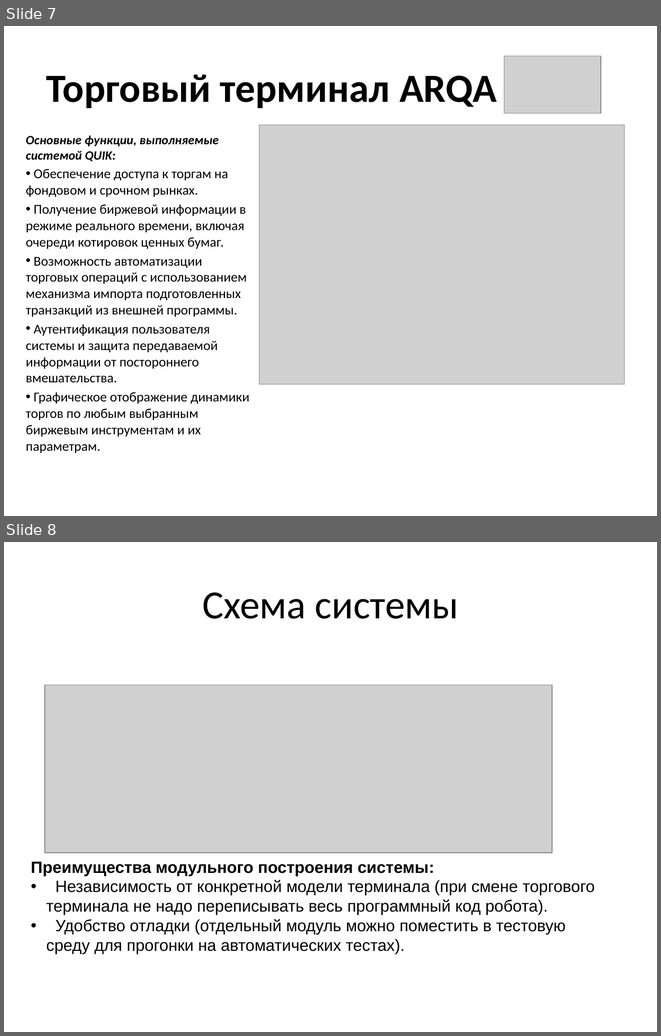
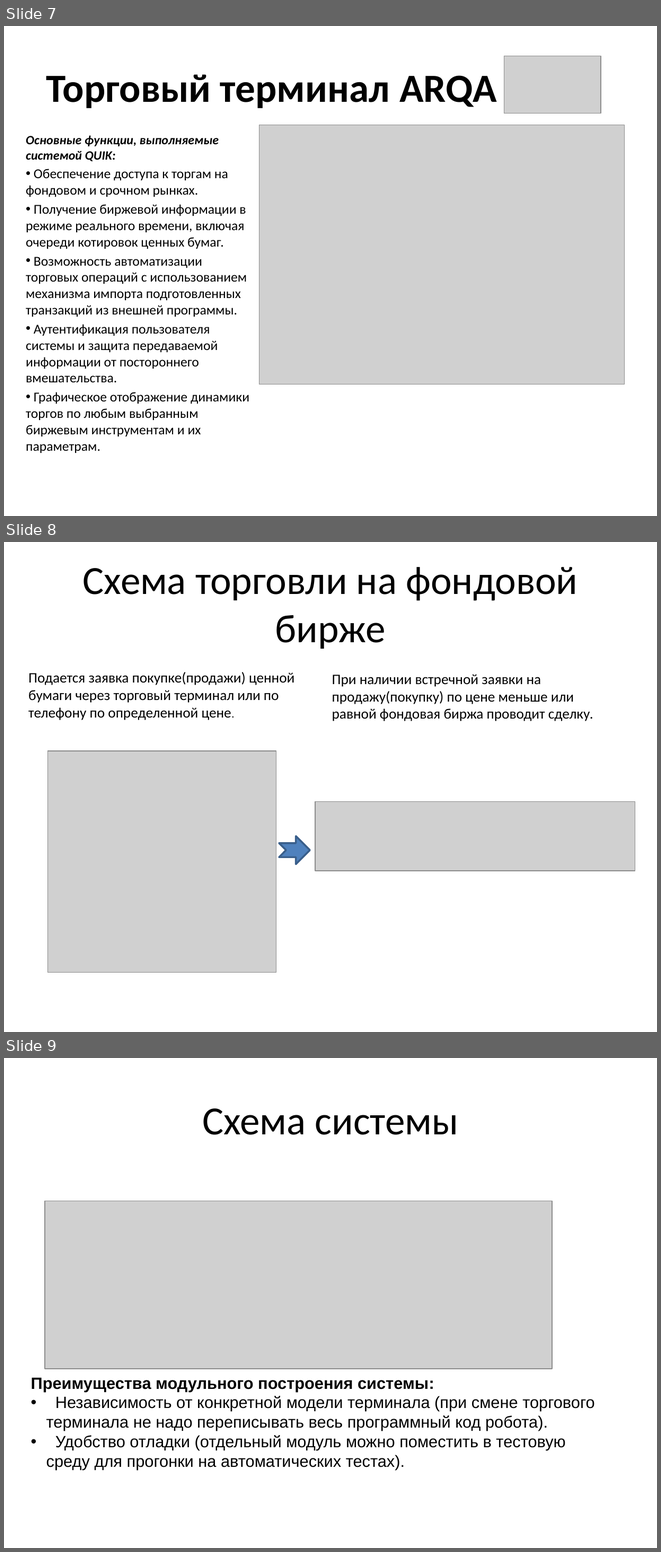
Before and after one commit to stden/diplomx, a slide deck: Мейстельман Виталий Александрович/Презентация.pptx. Shown one above the other, each under a label of ours: slides 7 and 8 before the commit, slides 7, 8 and 9 after it. The pictures are 661x1036 and 661x1552 pixels, drawn with LibreOffice and Linux fonts; fonts in the diff are those of the drawing; grey boxes stand for pictures. Boxes give left, top, right and bottom in pixels: in the first picture for what was removed or moved away, otherwise in the second. Text is boxed around its words. In the diff, an @@ line names an element or a change of style, - is before the commit and + after.

```diff
--- a/Мейстельман Виталий Александрович/Презентация.pptx
+++ b/Мейстельман Виталий Александрович/Презентация.pptx
@@ slide 8 added at (x1=4, y1=542, x2=657, y2=1032), background #FFFFFF @@
@@ title added at (x1=82, y1=567, x2=577, y2=649), 44 pt, text #000000 @@
+Схема торговли на фондовой бирже
@@ text added at (x1=28, y1=672, x2=294, y2=720), 16 pt, text #000000 @@
+Подается заявка покупке(продажи) ценной бумаги через торговый терминал или по телефону по определенной цене.
@@ text added at (x1=332, y1=674, x2=593, y2=721), 16 pt, text #000000 @@
+При наличии встречной заявки на продажу(покупку) по цене меньше или равной фондовая биржа проводит сделку.
@@ picture added at (x1=48, y1=751, x2=276, y2=972) @@
@@ picture added at (x1=315, y1=801, x2=635, y2=871) @@
@@ notched right arrow added at (x1=279, y1=836, x2=310, y2=864), fill #4F81BD, outline #3A5F8C 2 pt @@
@@ what was slide 8 is now slide 9 @@
```
Also in this commit, not shown: 1 other file.
